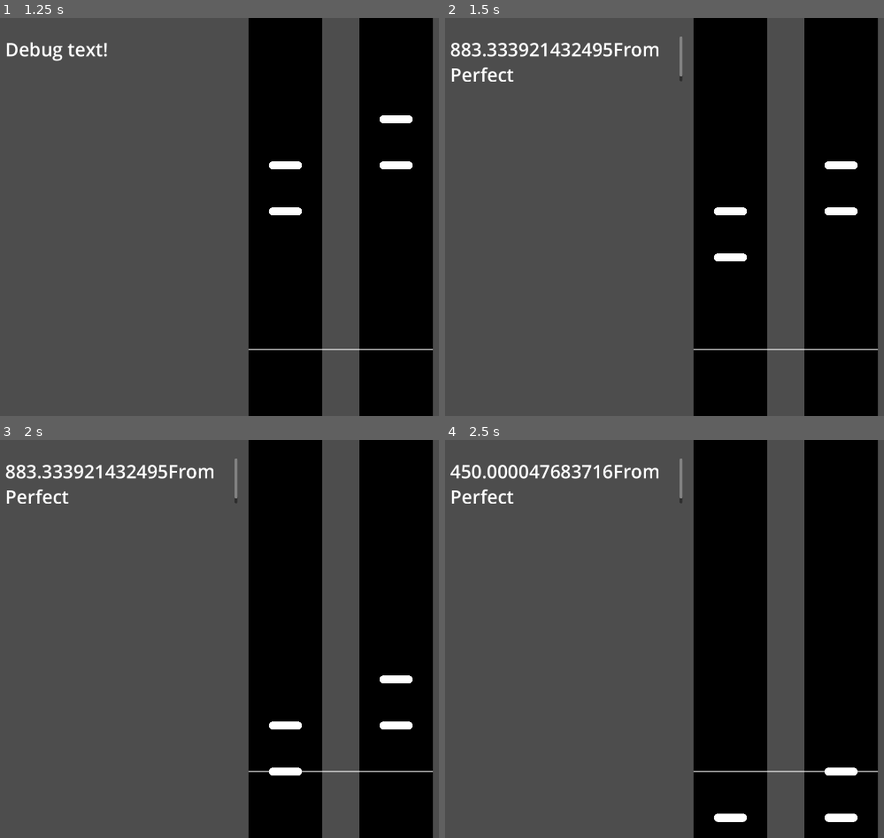
Above: before the commit, frames 1-4 (two rows, left to right).
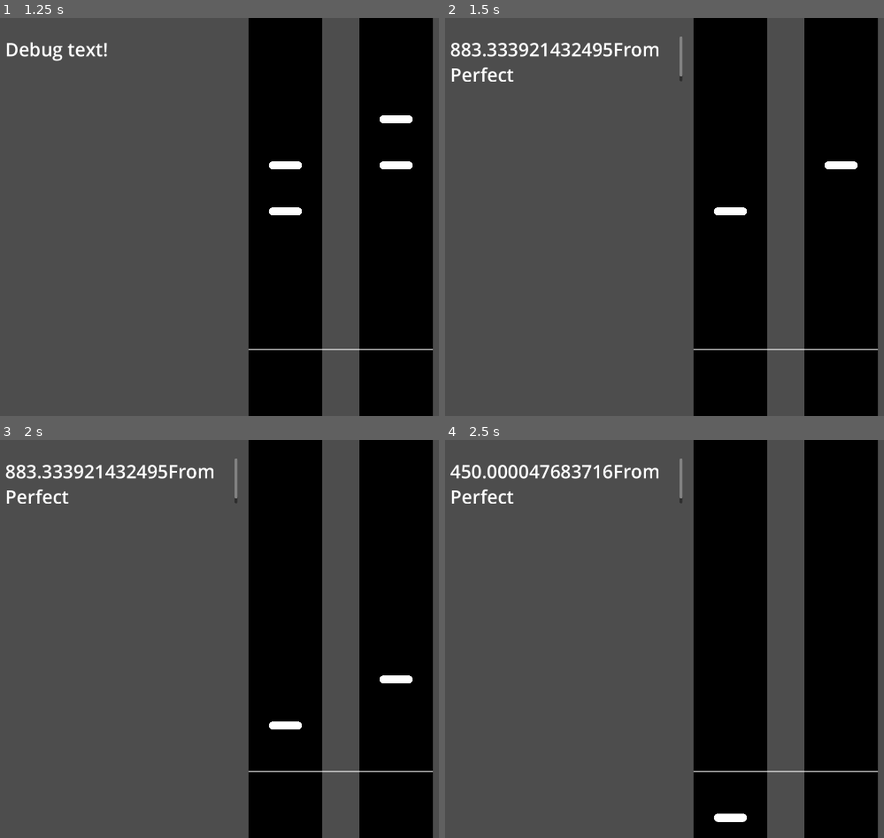
Above: after the commit, the same moments.

Repository: steamboatsonic/JamBop
Game: Godot game, scene res://Gameplay.tscn
Same seed, same stepped clock (60 frames per second), same inputs: the game is played once before the commit and once after it.
Inputs:
- Up to frame 1 (1.25 s): hold D (Right) from 0.53 s (still down); hold Right (AButton) from 0.53 s (still down)
- Up to frame 2 (1.5 s): release D (Right) at 1.28 s; release Right (AButton) at 1.28 s; hold S (Down) from 1.28 s (still down); tap Down (BButton) at 1.35 s
- Up to frame 3 (2 s): keep holding S (Down)
- Up to frame 4 (2.5 s): release S (Down) at 2.03 s; hold D (Right) from 2.03 s (still down); hold Up (XButton) from 2.03 s (still down)

Frame 1 is identical in both runs. In frame 2, 0.3% of the frame differs, in the area x 61-95%, y 47-62%; in frame 3, 0.3%, in the area x 61-94%, y 70-85%; in frame 4, 0.3%.
Error in both runs: Invalid access of index '4' on a base object of type: 'Array'. (res://GemManager.gd:111)

Commit message:
Gem Status
- Gems handle themselves more, with less in GemManager
- In process of streamlining gem metadata into a single "Status" string
- TODO: manage each stage of a gem's journey (after miss, turn gray and slide off screen)

Diff:
--- a/GemManager.gd
+++ b/GemManager.gd
@@ -104,31 +104,28 @@
 
 			while gem[gemToHit].get_meta("Lane") != laneToHit  \
 				|| gem[gemToHit].get_meta("Active") == false:
-				if gem[gemToHit].get_meta("TimingMSec") < timingOfHit - 250.00:
+				if gem[gemToHit].get_meta("TimingMSec") < timingOfHit - timingWindow.back():
 					#reaching this means any gems in range are in different lanes (no hit)
 					somethingToHit = false;
 					break;
 				gemToHit += 1;
 
 			# we either found the next gem in the lane, or found there are no gems in the lane
-			if gem[gemToHit].get_meta("Lane") == laneToHit:
+			if gem[gemToHit].get_meta("Lane") == laneToHit \
+				&& gem[gemToHit].get_meta("Active") == true:
 				somethingToHit = true;
-				writeDebug (str(gem[gemToHit].get_meta("TimingMSec") - timingOfHit) + "From Perfect");
-				gem[gemToHit].set_meta("HitAccuracy", (gem[gemToHit].get_meta("TimingMSec") - timingOfHit));
-				gem[gemToHit].set_meta("Active", false);
+				gem[gemToHit].hit(timingOfHit);
 
 		# Now look for gems that have left the playfield without being hit
-		while gem[nextGem].get_meta("MSecUntilPerfect") < -250.00:
-			if gem[nextGem].get_meta("Active") == true:
-				gem[nextGem].set_meta("Active", false);
-				# writeDebug("nextGem is now " + str(nextGem))
-				writeDebug("Gem missed...")
-
-			nextGem += 1;
-			if nextGem >= gem.size():
-				# writeDebug("All gems accounted for")
-				stage = 2;
-				break
+		#while gem[nextGem].get_meta("MSecUntilPerfect") < -timingWindow.back():
+			#TODO
+		#	gem[nextGem].passedBy();
+		#
+		#	nextGem += 1;
+		#	if nextGem >= gem.size():
+		#		# writeDebug("All gems accounted for")
+		#		stage = 2;
+		#		break
 
 	#if inputWaitingTiming.size() == 0:
 	#	writeDebug("All caught up")
--- a/gem.gd
+++ b/gem.gd
@@ -8,7 +8,10 @@
 func _ready():
 	# Gem will be active until it has left the target zone
 	set_meta("OnScreen", false);
-	set_meta("Active", true);
+	set_meta("Active", true); # Hasn't been hit or missed yet
+	set_meta("InRange", false); # Is inside the timing window
+	#OffScreen, OnScreen, InRange, Missed, Completed
+	set_meta("Status", "Offscreen");
 
 	xPosition = 100.00;
 
@@ -24,16 +27,33 @@
 # Called every frame. 'delta' is the elapsed time since the previous frame.
 func _process(_delta):
 	# writeDebug(str(gemManager.get_meta("todaysTime")))
-	set_meta("MSecUntilPerfect", get_meta("TimingMSec") - gemManager.get_meta("todaysTime"));
-	# writeDebug(str(MSecUntilPerfect));
-	if (get_meta("OnScreen") == false):
-		if get_meta("MSecUntilPerfect") < 900 / gemManager.get_meta("gravity"):
-			set_meta("OnScreen", true)
+	if get_meta("Active"):
+		set_meta("MSecUntilPerfect", get_meta("TimingMSec") - gemManager.get_meta("todaysTime"));
+		# writeDebug(str(MSecUntilPerfect));
+		if (get_meta("OnScreen") == false):
+			if get_meta("MSecUntilPerfect") < 900 / gemManager.get_meta("gravity"):
+				set_meta("OnScreen", true)
+		else:
+			# writeDebug(str((get_meta("TimingMSec") - 8000)));
+			position = Vector2(
+				xPosition,
+				900 - (get_meta("MSecUntilPerfect") * gemManager.get_meta("gravity")));
+			#check if it's past the last timing window
+			if get_meta("MSecUntilPerfect") < -250.00:
+				passedBy()
 	else:
-		# writeDebug(str((get_meta("TimingMSec") - 8000)));
-		position = Vector2(
-			xPosition,
-			900 - (get_meta("MSecUntilPerfect") * gemManager.get_meta("gravity")));
+		pass
+
+func hit(timingOfHit:float):
+	writeDebug (str(get_meta("TimingMSec") - timingOfHit) + "From Perfect");
+	set_meta("HitAccuracy", (get_meta("TimingMSec") - timingOfHit));
+	set_meta("Active", false);
+	visible = false;
+	# modulate = Color.GRAY;
+
+func passedBy():
+	set_meta("Active", false);
+	writeDebug("Gem missed...")
 
 func writeDebug(textToWrite:String):
 	get_node("../../../DebugText").text = textToWrite;
--- a/gem_parent.tscn
+++ b/gem_parent.tscn
@@ -17,3 +17,5 @@
 metadata/Active = false
 metadata/MSecUntilPerfect = 0.0
 metadata/HitAccuracy = 0.0
+metadata/InRange = false
+metadata/Status = ""
